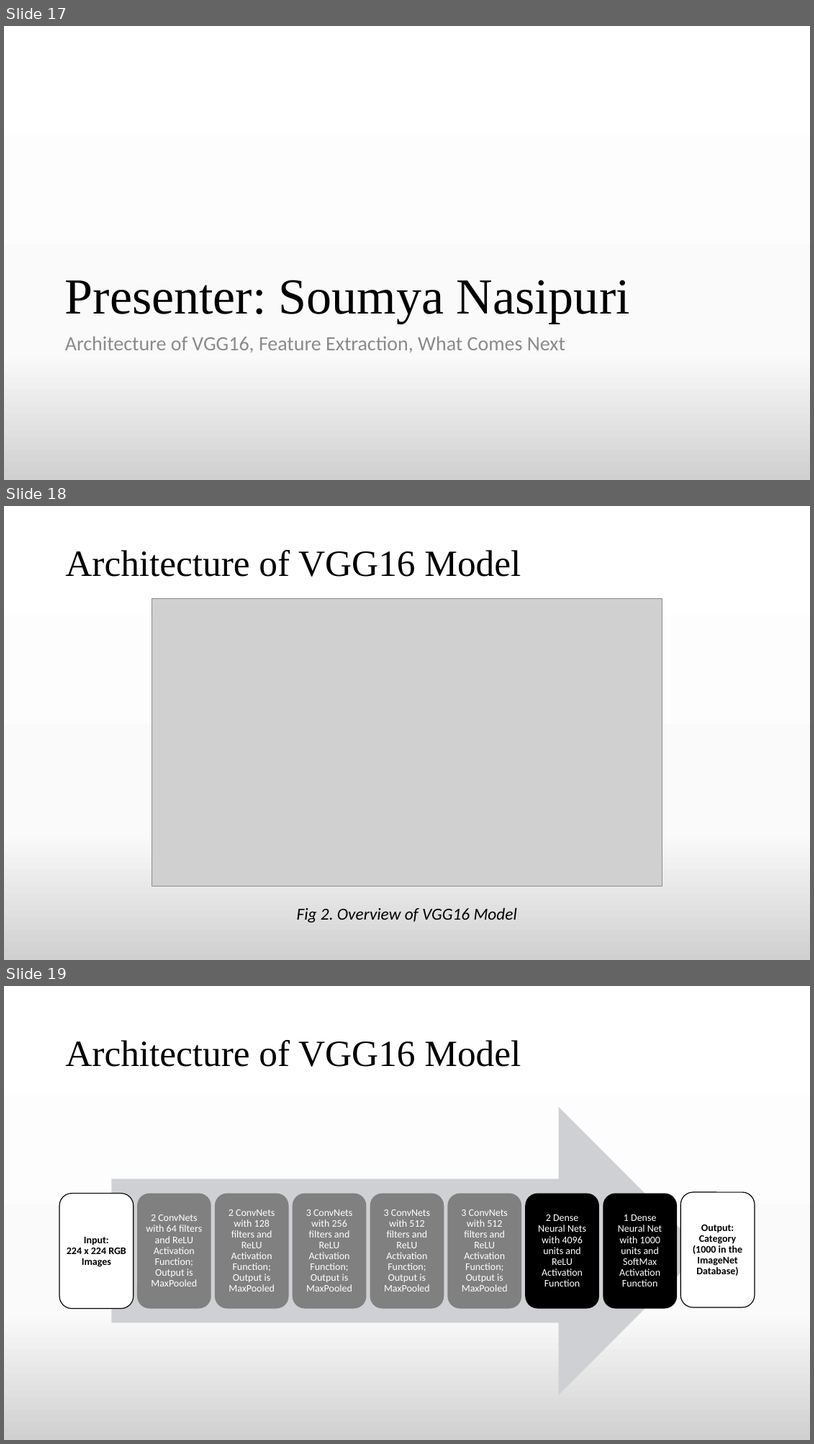
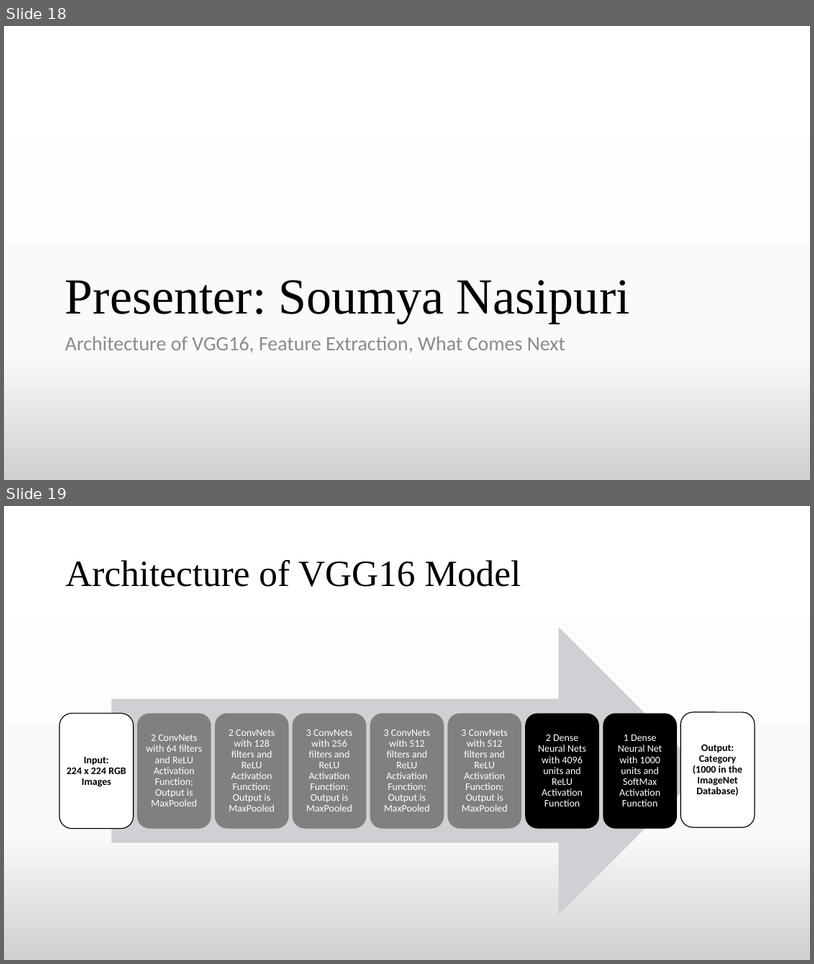
Before and after one commit to TheAnonymousMan/local-language-recognition-gcelt-class-2021, a slide deck: Documentation/4th Year Project Presentation.pptx. Shown one above the other, each under a label of ours: slides 17, 18 and 19 before the commit, slides 18 and 19 after it. The pictures are 814x1444 and 814x964 pixels, drawn with LibreOffice and Linux fonts; fonts in the diff are those of the drawing; grey boxes stand for pictures. Boxes give left, top, right and bottom in pixels: in the first picture for what was removed or moved away, otherwise in the second. Text is boxed around its words. In the diff, an @@ line names an element or a change of style, - is before the commit and + after.

```diff
--- a/Documentation/4th Year Project Presentation.pptx
+++ b/Documentation/4th Year Project Presentation.pptx
@@ slide 18 removed at (4, 506, 810, 960), background gradient #FFFFFF to #FBFBFB to #D1D1D1 @@
@@ title removed at (65, 550, 521, 577) @@
-Architecture of VGG16 Model
@@ picture removed at (152, 598, 663, 886) @@
@@ text removed at (297, 907, 517, 922) @@
-Fig 2. Overview of VGG16 Model
@@ what was slide 17 is now slide 18 @@
```
Also in this commit, not shown: 5 slides changed, 2 slides added.
